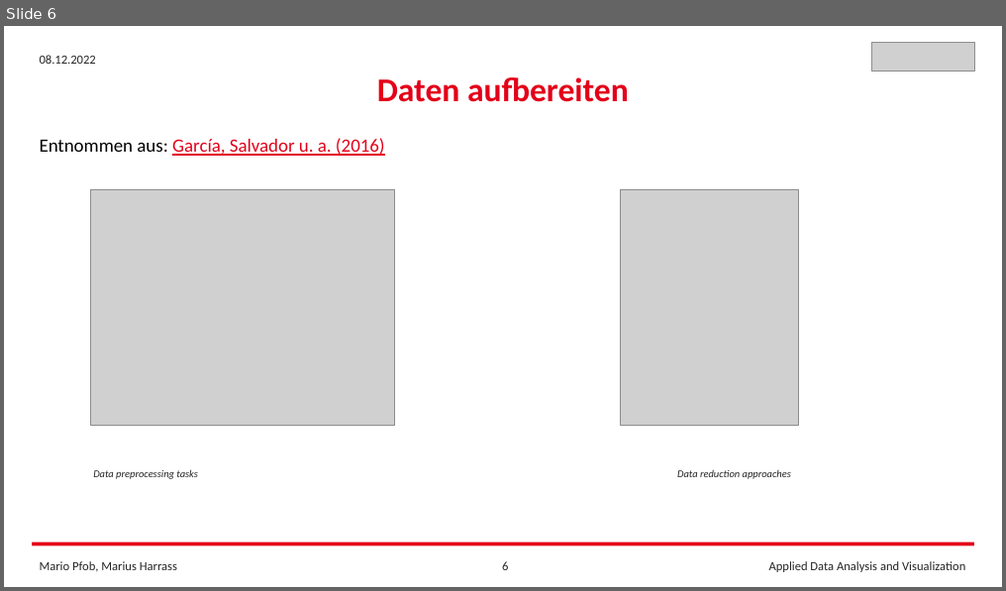
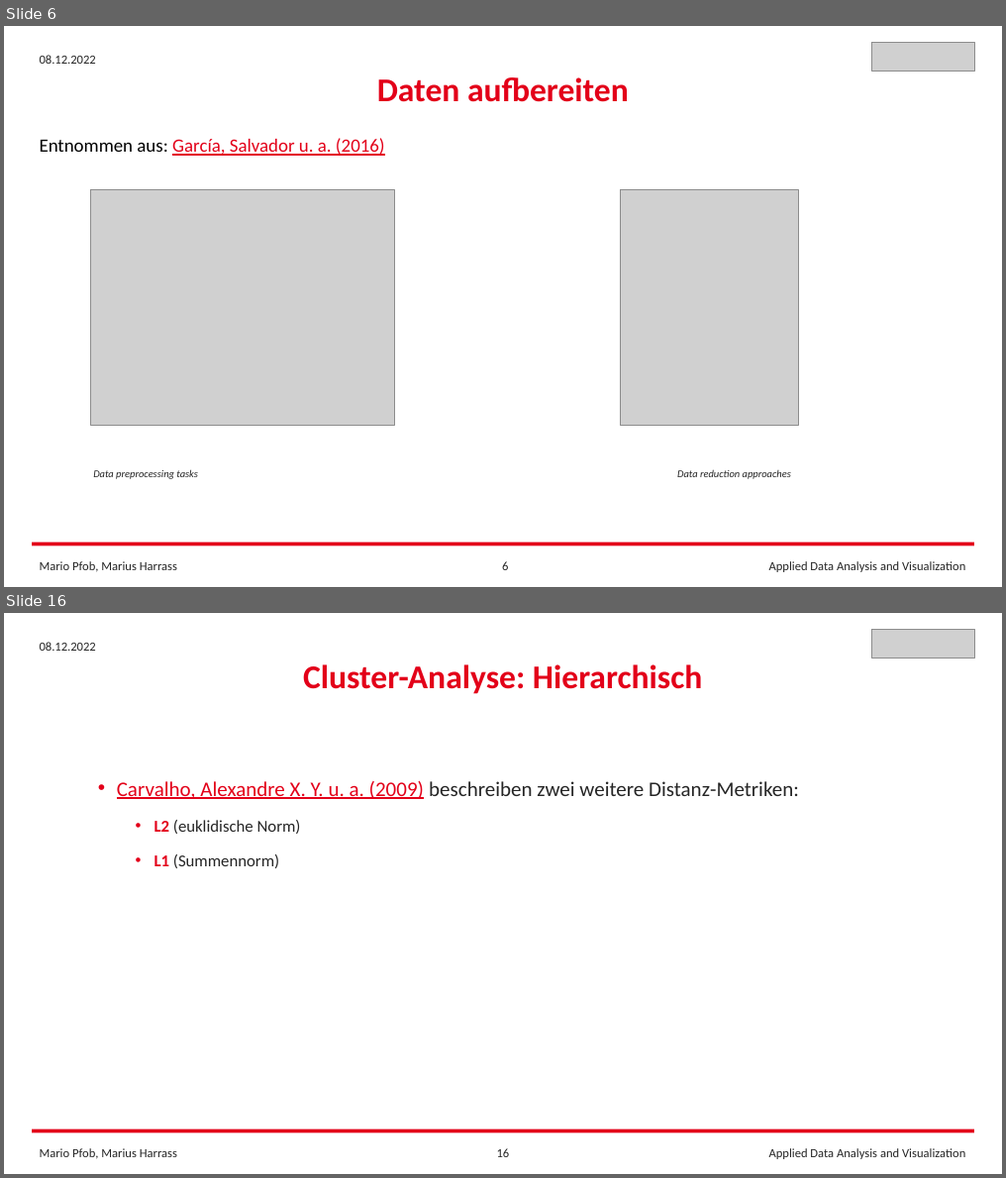
Before and after one commit to FrankCastlepancakes/ClusteringScikitLearn, a slide deck: Clustering_Scikit_Learn.pptx. Shown one above the other, each under a label of ours: slide 6 before the commit, slides 6 and 16 after it; the slides between them are not shown. The pictures are 1006x591 and 1006x1178 pixels, drawn with LibreOffice and Linux fonts; fonts in the diff are those of the drawing; grey boxes stand for pictures. Boxes give left, top, right and bottom in pixels: in the first picture for what was removed or moved away, otherwise in the second. Text is boxed around its words. In the diff, an @@ line names an element or a change of style, - is before the commit and + after.

```diff
--- a/Clustering_Scikit_Learn.pptx
+++ b/Clustering_Scikit_Learn.pptx
@@ slide 16 added at <box>4,613,1002,1174</box>, background #FFFFFF @@
@@ text added at <box>40,642,96,651</box>, 12 pt, text #262626 @@
+08.12.2022
@@ picture added at <box>872,630,975,658</box> @@
@@ text added at <box>303,664,702,694</box>, 32 pt, text #E30019, bold @@
+Cluster-Analyse: Hierarchisch
@@ text added at <box>117,781,799,868</box>, 20 pt, text #262626 @@
+• Carvalho, Alexandre X. Y. u. a. (2009) beschreiben zwei weitere Distanz-Metriken:
+  • L2 (euklidische Norm)
+  • L1 (Summennorm)
@@ rectangle added at <box>32,1130,974,1134</box>, fill #E30019 @@
@@ text added at <box>40,1149,177,1159</box>, 12 pt, text #262626 @@
+Mario Pfob, Marius Harrass
@@ page number added at <box>497,1149,510,1157</box>, 12 pt, text #262626 @@
+16
@@ text added at <box>769,1149,965,1159</box>, 12 pt, text #262626 @@
+Applied Data Analysis and Visualization
```
Also in this commit, not shown: 7 slides changed, 8 other slides added, 2 other files.
